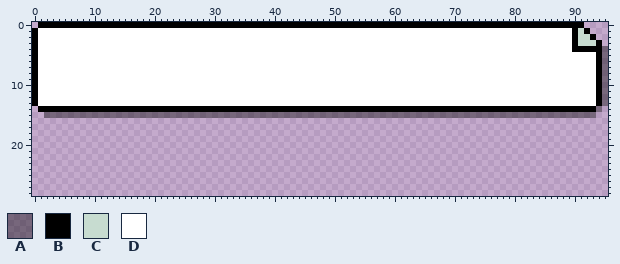
File history of a pixel-art file, Project Games/CooknServe/Assets/Sprites/canvas_UI.aseprite. The first picture shows the starting point.
96x48 pixels, 1 frame. Shown: x 0..95, y 0..28.
Palette (. is transparent): A #00000064  B #000000  C #c7dcd0  D #ffffff
Pixels before (only the part around the change), first column x 0:
17 .......................................................................
18 .......................................................................
19 .......................................................................
20 .......................................................................
21 .......................................................................
22 .......................................................................
23 .......................................................................
24 .......................................................................
25 .......................................................................
26 .......................................................................
27 .......................................................................
28 .......................................................................
Once edited:
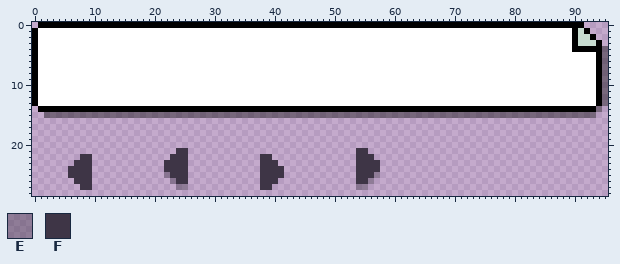
Colours new in this view: E #3e354664  F #3e3546
Change:
Layer "Layer 1":
y 21: x 24..25 .. -> FF; x 54..55 .. -> FF
y 22: x 8..9 .. -> FF; x 23..25 ... -> FFF; x 38..39 .. -> FF; x 54..56 ... -> FFF
y 23: x 7..9 ... -> FFF; x 22..25 .... -> FFFF; x 38..40 ... -> FFF; x 54..57 .... -> FFFF
y 24: x 6..9 .... -> FFFF; x 22..25 .... -> FFFF; x 38..41 .... -> FFFF; x 54..57 .... -> FFFF
y 25: x 6..9 .... -> FFFF; x 22..25 .... -> EFFF; x 38..41 .... -> FFFF; x 54..57 .... -> FFFE
y 26: x 7..9 ... -> FFF; x 23..25 ... -> EFF; x 38..40 ... -> FFF; x 54..56 ... -> FFE
y 27: x 8..9 .. -> FF; x 24..25 .. -> EE; x 38..39 .. -> FF; x 54..55 .. -> EE
Pixel boxes of the changes (left, top, right, bottom) in both pictures:
added: (164, 148, 188, 190)
added: (356, 148, 380, 190)
added: (68, 154, 92, 190)
added: (260, 154, 284, 190)
